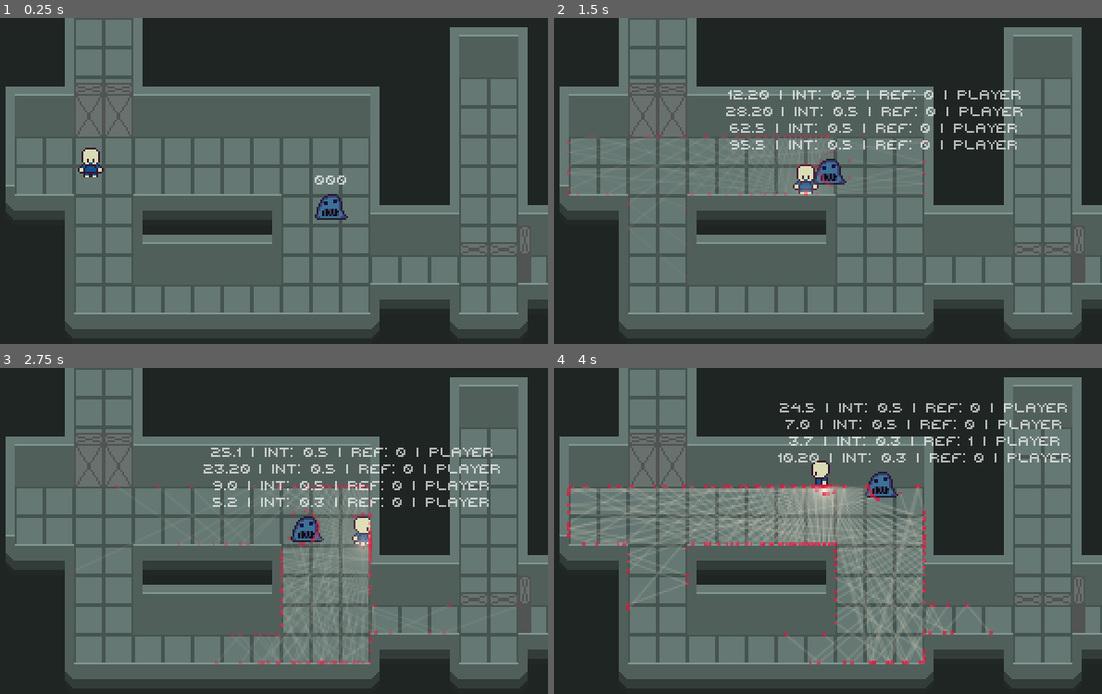
Above: before the commit, frames 1-4 (two rows, left to right).
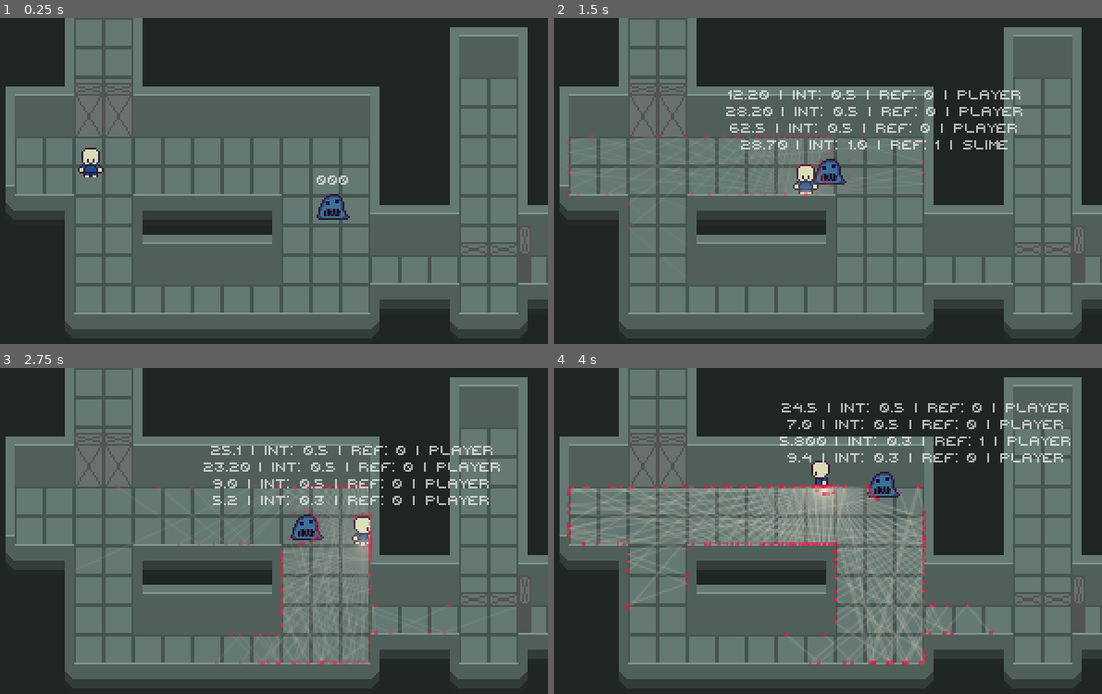
Above: after the commit, the same moments.

Repository: GrafikaKomputerowaProjekt/GrafikaKomputeorwaProjekt
Game: Godot game, scene res://raytracing_sandbox/demo_scene/raytracing_demo.tscn
Two runs of this game, one before a commit and one after it. Both use one fixed random seed, a clock stepped at 60 frames per second and the inputs below. This scene is started directly instead of the project's main scene.
Inputs:
- Up to frame 1 (0.25 s): no input
- Up to frame 2 (1.5 s): tap Enter (ui_accept) at 0.5, 0.77 s; hold Right (move_right) 0.53-1.28 s; hold Shift (run) 0.53-1.28 s; hold Down (move_down) from 1.28 s (still down); tap Shift (run) at 1.35 s
- Up to frame 3 (2.75 s): tap Enter (ui_accept) at 1.52 s; release Down (move_down) at 2.03 s; hold Right (move_right) from 2.03 s (still down); hold Shift (run) from 2.03 s (still down)
- Up to frame 4 (4 s): release Right (move_right) at 2.78 s; release Shift (run) at 2.78 s; hold Up (move_up) 2.78-3.53 s; tap Shift (run) at 2.85 s; tap Enter (ui_accept) at 3.02, 3.77 s; hold Left (move_left) from 3.53 s (still down); hold Shift (run) from 3.53 s (still down)

The runs differ from the first frame. In frame 1, 0.3% of the frame differs, in the area x 57-64%, y 48-62%; in frame 2, 0.6%; in frame 3, 2.6%, in the area x 37-92%, y 23-54%; in frame 4, 2.5%.

Commit message:
Update
enemy make sound when see player

Diff:
--- a/game/entities/slime.gd
+++ b/game/entities/slime.gd
@@ -1,5 +1,9 @@
 extends CharacterBody2D
 
+@onready var sounds_source: Node2D = $SoundSource
+@onready var sfx_player: AudioStreamPlayer2D = $AudioStreamPlayer2D
+
+@export var sound_manager: NodePath
 @export var movement_speed: float = 40.0
 @export var step_interval: float = 15.0 # Distance between "jumps" or sounds
 
@@ -15,7 +19,10 @@
 @export var patrol_wait_time: float = 1.0
 
 @export var forget_player_time: float = 2.0
-
+@export var spotted_loudness: float = 1.0
+
+@export var spotted_sound: AudioStream
+@export_range(0.0, 1.0) var spotted_volume: float = 1.0
 
 var event_history: Array[String] = []
 const MAX_EVENTS: int = 4
@@ -31,9 +38,16 @@
 var patrol_wait_timer: float = 0.0
 
 var forget_player_timer: float = 0.0
+var has_played_spotted_sound: bool = false
+
+
 
 func _physics_process(delta: float) -> void:
 	if can_see_player():
+		if not chasing_player:
+			play_spotted_sound()
+			generate_enemy_sound()
+
 		chasing_player = true
 		forget_player_timer = 0.0
 	else:
@@ -188,9 +202,13 @@
 
 
 func _ready() -> void:
+	sfx_player.bus = "Master"
+	sfx_player.volume_db = 0
 	if patrol_points.size() > 0:
 		set_movement_target(patrol_points[patrol_index].global_position)
 
+	if sound_manager:
+		sounds_source.sound_manager = get_node(sound_manager)
 
 func handle_patrol(delta: float) -> void:
 	if patrol_points.size() == 0:
@@ -221,3 +239,24 @@
 #func _input(event):
 #	if event.is_action_pressed("ui_accept"): #funkcja testująca czy hit działa
 #		is_hit()
+
+
+
+func generate_enemy_sound() -> void:
+	if has_node("SoundSource"):
+		$SoundSource.generate_sound(spotted_loudness)
+
+func play_spotted_sound() -> void:
+	print("Trying to play spotted sound")
+
+	if spotted_sound == null:
+		print("No spotted sound assigned")
+		return
+
+	sfx_player.stream = spotted_sound
+	sfx_player.bus = "Master"
+	sfx_player.volume_db = 0
+	sfx_player.volume_linear = spotted_volume
+	sfx_player.play()
+
+	print("Playing: ", sfx_player.stream)
--- a/game/entities/slime.tscn
+++ b/game/entities/slime.tscn
@@ -2,6 +2,7 @@
 
 [ext_resource type="Texture2D" uid="uid://dl0d35tmpv3n3" path="res://assets/enemies/slime..png" id="1_tm2b2"]
 [ext_resource type="Script" uid="uid://bhftc5bjkfsg5" path="res://entities/slime.gd" id="1_twkr4"]
+[ext_resource type="AudioStream" uid="uid://bk8njx0d3mmrk" path="res://assets/sfx/run/run-02.wav" id="2_hjg4g"]
 [ext_resource type="Script" uid="uid://4og7trh8vfa2" path="res://raytracing_sandbox/sound_source.gd" id="2_imykf"]
 [ext_resource type="Script" uid="uid://b4f2fephx2if6" path="res://raytracing_sandbox/sound_listener.gd" id="3_twkr4"]
 [ext_resource type="FontFile" uid="uid://cwni1nwdy4hv1" path="res://assets/fonts/pixy/PIXY.otf" id="5_f28eq"]
@@ -25,6 +26,7 @@
 collision_layer = 0
 collision_mask = 2
 script = ExtResource("1_twkr4")
+spotted_sound = ExtResource("2_hjg4g")
 
 [node name="CollisionShape2D" type="CollisionShape2D" parent="." unique_id=1318324916]
 position = Vector2(0, -1)
@@ -61,4 +63,6 @@
 
 [node name="NavigationAgent2D" type="NavigationAgent2D" parent="." unique_id=658741945]
 
+[node name="AudioStreamPlayer2D" type="AudioStreamPlayer2D" parent="." unique_id=1567222978]
+
 [connection signal="sound_heard" from="SoundListener" to="." method="_on_sound_listener_sound_heard"]
--- a/game/raytracing_sandbox/demo_scene/raytracing_demo.tscn
+++ b/game/raytracing_sandbox/demo_scene/raytracing_demo.tscn
@@ -6,6 +6,7 @@
 [ext_resource type="Texture2D" uid="uid://tkn3yk167bhb" path="res://assets/tileset/sheet1.png" id="3_ycpk5"]
 [ext_resource type="Texture2D" uid="uid://nm3xkfve1whf" path="res://assets/dark-background.png" id="4_ycpk5"]
 [ext_resource type="PackedScene" uid="uid://blgnwcow6kaji" path="res://entities/slime.tscn" id="6_ao5jw"]
+[ext_resource type="AudioStream" uid="uid://bds5iwhspcfmg" path="res://assets/sfx/enemy/monster_growl_pcm.wav" id="7_84641"]
 
 [sub_resource type="TileMapPattern" id="TileMapPattern_ycpk5"]
 tile_data = PackedInt32Array(0, 65538, 5, 65536, 196610, 5, 1, 458754, 3, 65537, 2, 0, 2, 458754, 3, 65538, 2, 0, 3, 2, 5, 65539, 131074, 5)
@@ -228,9 +229,11 @@
 texture = ExtResource("4_ycpk5")
 
 [node name="Slime" parent="." unique_id=375529188 node_paths=PackedStringArray("player", "patrol_points") instance=ExtResource("6_ao5jw")]
-position = Vector2(203, 118)
+position = Vector2(204, 118)
+sound_manager = NodePath("../SoundRayManager")
 player = NodePath("../Player")
 patrol_points = [NodePath("../PP1"), NodePath("../PP1/PP2")]
+spotted_sound = ExtResource("7_84641")
 
 [node name="PP1" type="Marker2D" parent="." unique_id=1866954495]
 position = Vector2(201, 81)
Not shown, added: game/assets/sfx/enemy/monster_growl_pcm.wav.import
Not shown, added: game/assets/sfx/enemy/monster_growl_pcm.wav
